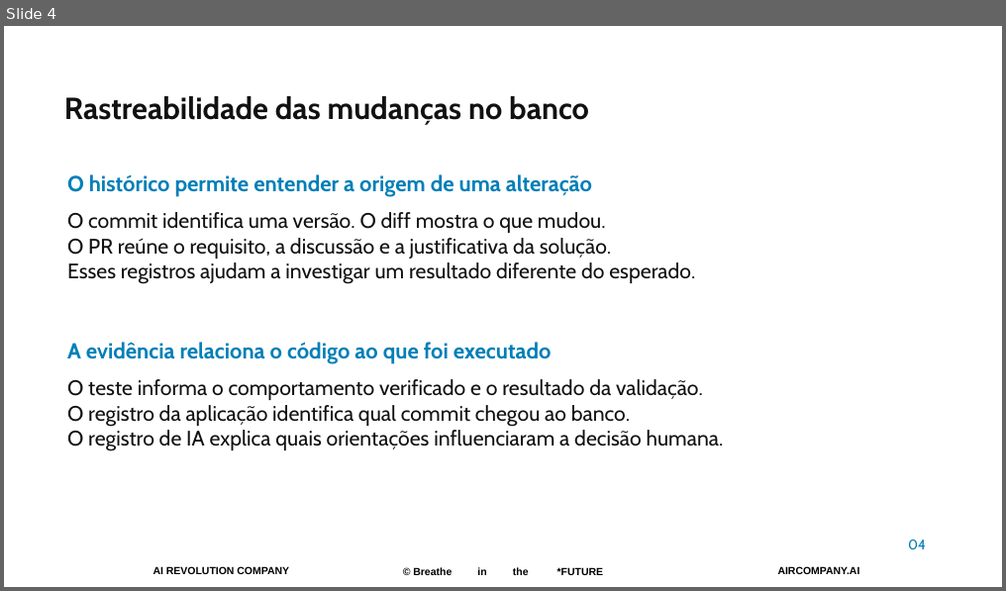
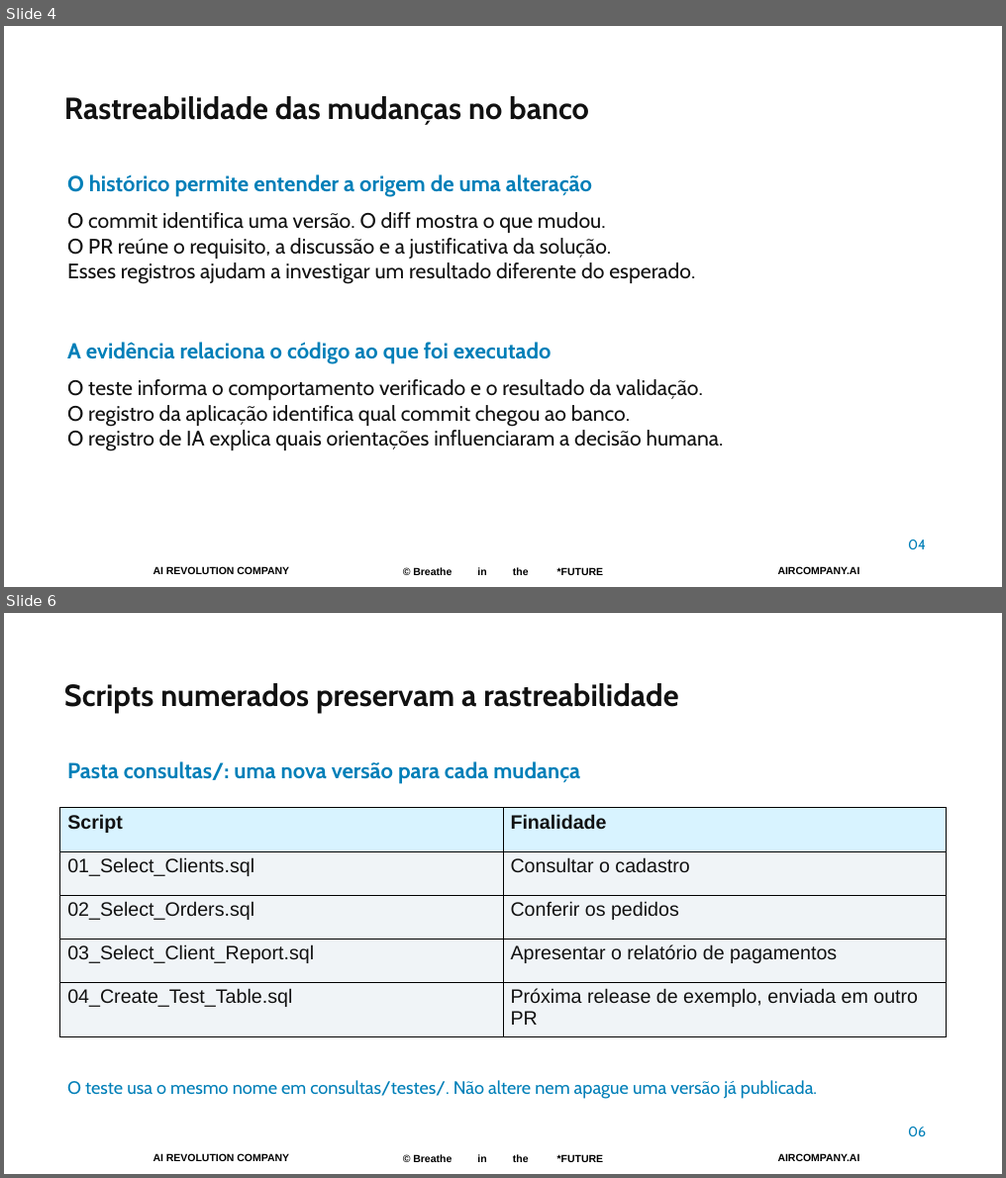
Before and after one commit to pedropalmieri/workshop4-pr-sql-ia, a slide deck: materiais/Workshop4-19nov2026.pptx. Shown one above the other, each under a label of ours: slide 4 before the commit, slides 4 and 6 after it; the slides between them are not shown. The pictures are 1006x591 and 1006x1178 pixels, drawn with LibreOffice and Linux fonts; fonts in the diff are those of the drawing; background and template pictures are left out. Boxes give left, top, right and bottom in pixels: in the first picture for what was removed or moved away, otherwise in the second. Text is boxed around its words. In the diff, an @@ line names an element or a change of style, - is before the commit and + after.

Commit message:
Organiza scripts SQL versionados e promoção develop para main

```diff
--- a/materiais/Workshop4-19nov2026.pptx
+++ b/materiais/Workshop4-19nov2026.pptx
@@ slide 6 added at [4, 613, 1002, 1174], background #FFFFFF; not listed: 3 template elements that a slide beside it also shows @@
@@ text added at [64, 683, 678, 713], 29.2 pt, text #111111, bold @@
+Scripts numerados preservam a rastreabilidade
@@ text added at [67, 761, 580, 784], 21 pt, text #007FB8, bold @@
+Pasta consultas/: uma nova versão para cada mudança
@@ table added at [60, 808, 946, 1029], 5 rows, 2 columns @@
+Script | Finalidade
+01_Select_Clients.sql | Consultar o cadastro
+02_Select_Orders.sql | Conferir os pedidos
+03_Select_Client_Report.sql | Apresentar o relatório de pagamentos
+04_Create_Test_Table.sql | Próxima release de exemplo, enviada em outro PR
@@ text added at [67, 1080, 817, 1099], 17.2 pt, text #007FB8 @@
+O teste usa o mesmo nome em consultas/testes/. Não altere nem apague uma versão já publicada.
@@ text added at [908, 1127, 926, 1137], 13.5 pt, text #007FB8 @@
+06
```
Also in this commit, not shown: 21 slides changed, 3 other slides added, 55 other files.
